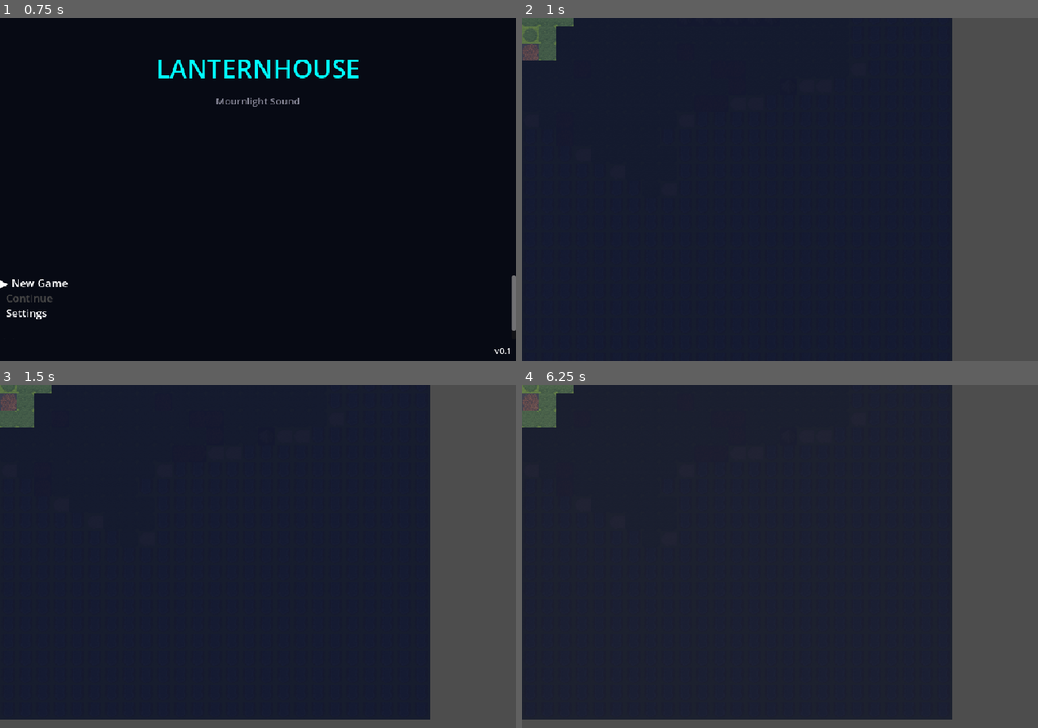
Above: before the commit, frames 1-4 (two rows, left to right).
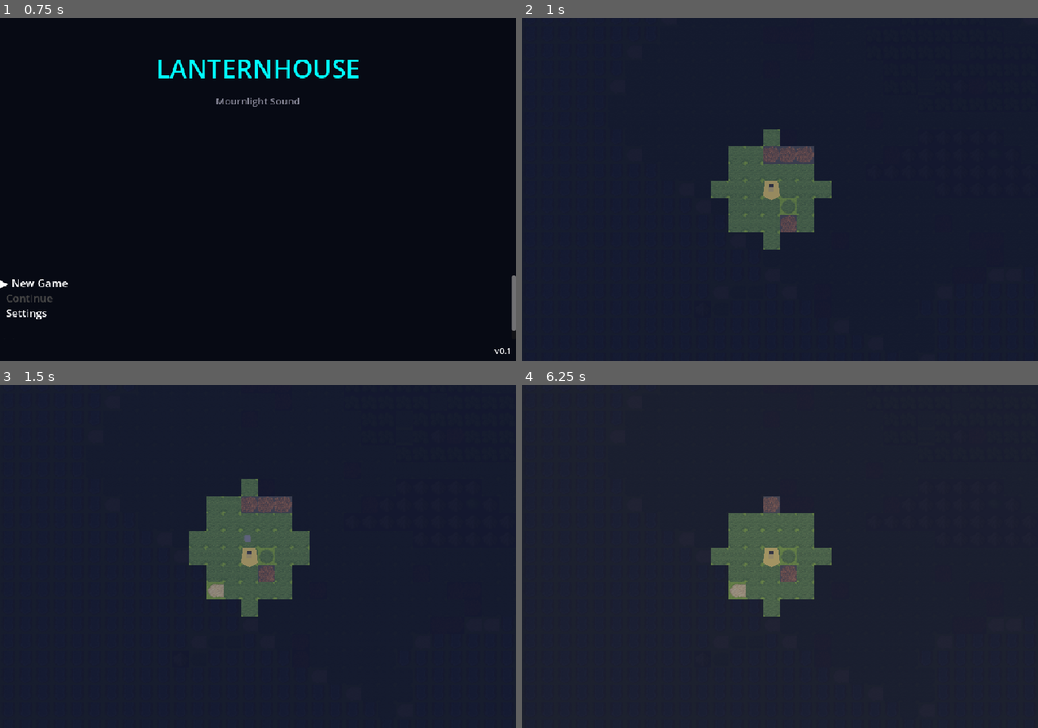
Above: after the commit, the same moments.

Repository: wink-/lanternhouse
Game: Godot game, scene res://scenes/title/title.tscn
Same seed, same stepped clock (60 frames per second), same inputs: the game is played once before the commit and once after it.
Inputs:
- Up to frame 1 (0.75 s): tap Enter at 0.5 s; hold D (move_right) from 0.53 s (still down); tap E (interact) at 0.6 s
- Up to frame 2 (1 s): keep holding D (move_right); tap Space at 0.77 s
- Up to frame 3 (1.5 s): tap Space at 1.25 s; release D (move_right) at 1.28 s; hold S (move_down) from 1.28 s (still down); tap 1 at 1.35 s
- Up to frame 4 (6.25 s): tap Space at 1.52, 2.75, 3.02, 3.77, 4.25, 4.52, 6.02 s; tap Enter at 2, 2.1, 3.5 s; release S (move_down) at 2.03 s; hold D (move_right) 2.03-2.78 s; hold W (move_up) 2.78-3.53 s; tap 2 at 2.85 s; hold A (move_left) 3.53-5.03 s; tap 3 at 3.6 s; tap Escape at 4.15 s; tap 4 at 4.35 s; hold S (move_down) 5.03-5.78 s; tap 5 at 5.1 s; hold D (move_right) from 5.78 s (still down); tap Tab at 5.85 s

Frame 1 is identical in both runs. In frame 2, 22% of the frame differs, in the area x 0-100%, y 0-100%; in frame 3, 26%; in frame 4, 24%.

Commit message:
Fix overworld camera centering and add admin encounter toggle

Diff:
--- a/scenes/overworld/overworld.tscn
+++ b/scenes/overworld/overworld.tscn
@@ -14,7 +14,7 @@
 [node name="Camera2D" type="Camera2D" parent="."]
 enabled = true
 current = true
-anchor_mode = 0
+anchor_mode = 1
 
 [node name="TileLayer" type="TileMapLayer" parent="."]
 
--- a/scripts/overworld.gd
+++ b/scripts/overworld.gd
@@ -232,6 +232,7 @@
 
 # ── Debug ───────────────────────────────────────────────────────────────────────
 var debug_visible: bool = false
+var admin_mode: bool = false
 
 # ── Init ───────────────────────────────────────────────────────────────────
 func _ready() -> void:
@@ -354,16 +355,14 @@
 func _configure_camera_limits() -> void:
 	if not camera:
 		return
+	camera.anchor_mode = Camera2D.ANCHOR_MODE_DRAG_CENTER
 	camera.limit_enabled = true
 	var world_w: float = MAP_W * TILE_SIZE
 	var world_h: float = MAP_H * TILE_SIZE
-	var vp_size: Vector2 = get_viewport_rect().size
-	var half_w: float = vp_size.x * 0.5
-	var half_h: float = vp_size.y * 0.5
-	camera.limit_left = int(half_w)
-	camera.limit_top = int(half_h)
-	camera.limit_right = int(world_w - half_w)
-	camera.limit_bottom = int(world_h - half_h)
+	camera.limit_left = 0
+	camera.limit_top = 0
+	camera.limit_right = int(world_w)
+	camera.limit_bottom = int(world_h)
 
 # ── Input ──────────────────────────────────────────────────────────────────
 func _unhandled_input(event: InputEvent) -> void:
@@ -412,6 +411,9 @@
 		return
 	elif event.keycode == KEY_F3:
 		_toggle_debug()
+		return
+	elif event.keycode == KEY_F4:
+		_toggle_admin_mode()
 		return
 	elif event.keycode == KEY_C:
 		if char_sheet:
@@ -515,8 +517,8 @@
 
 	if tile == "L":
 		_interact_beacon("lighthouse", pos)
-	# Fog in a Bottle blocks encounters
-	if GameData.get_meta("fog_active", false):
+	# Admin mode and Fog in a Bottle block encounters.
+	if admin_mode or GameData.get_meta("fog_active", false):
 		return
 	# Visible encounter markers — guaranteed combat
 	if tile == "!" and not GameData.cleared_encounters.get(str(pos), false):
@@ -987,6 +989,8 @@
 
 # ── Encounter respawn ────────────────────────────────────────────────────
 func _respawn_encounters(delta: float) -> void:
+	if admin_mode:
+		return
 	_encounter_respawn_timer += delta
 	if _encounter_respawn_timer < ENCOUNTER_RESPAWN_TIME:
 		return
@@ -1011,11 +1015,14 @@
 			lines.append("Lv%d %-10s [color=red]KO[/color]" % [m["level"], m["name"]])
 	var beacon_status: String = "[color=cyan]LIT[/color]" if GameData.beacon_lit else "[color=gray]UNLIT[/color]"
 	lines.append("%s    Tonics: %d    Ethers: %d    Beacon: %s" % [GameData.format_money_short(), GameData.tonics, GameData.ethers, beacon_status])
-	var danger := clampi(steps_since_encounter / 3, 0, 5)
-	var danger_bar := ""
-	for d in range(5):
-		danger_bar += "[color=red]|[/color]" if d < danger else "[color=gray].[/color]"
-	lines.append("Danger: %s" % danger_bar)
+	if admin_mode:
+		lines.append("[color=yellow]ADMIN MODE: encounters disabled[/color]")
+	else:
+		var danger := clampi(steps_since_encounter / 3, 0, 5)
+		var danger_bar := ""
+		for d in range(5):
+			danger_bar += "[color=red]|[/color]" if d < danger else "[color=gray].[/color]"
+		lines.append("Danger: %s" % danger_bar)
 	# Exploration percentage
 	var land_tiles := 0
 	for y in range(MAP_H):
@@ -1073,6 +1080,16 @@
 		if debug_visible:
 			_update_debug()
 
+func _toggle_admin_mode() -> void:
+	admin_mode = not admin_mode
+	steps_since_encounter = 0
+	_update_hud_with_msg("[color=yellow]Admin mode %s. Encounters %s.[/color]" % [
+		"enabled" if admin_mode else "disabled",
+		"disabled" if admin_mode else "enabled",
+	])
+	if debug_visible:
+		_update_debug()
+
 func _update_debug() -> void:
 	if not debug_label:
 		return
@@ -1087,6 +1104,7 @@
 		+ "FPS: %d\n" % fps
 		+ "Tiles: %d x %d\n" % [MAP_W, MAP_H]
 		+ "Steps: %d\n" % step_count
+		+ "Admin: %s\n" % ("ON" if admin_mode else "OFF")
 		+ "Time: %s\n" % _format_time(GameData.play_time)
 		+ "Period: %s\n" % _day_period_name()
 		+ "Beacon: %s\n" % ("Lit" if GameData.beacon_lit else "Unlit")
Not shown, changed: docs/SMOKE_TESTS.md
